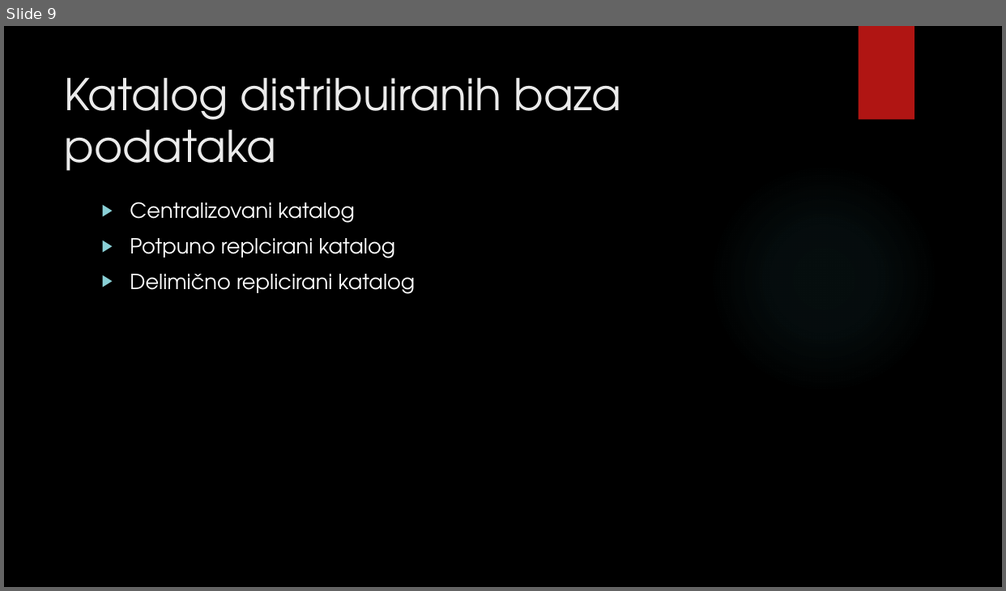
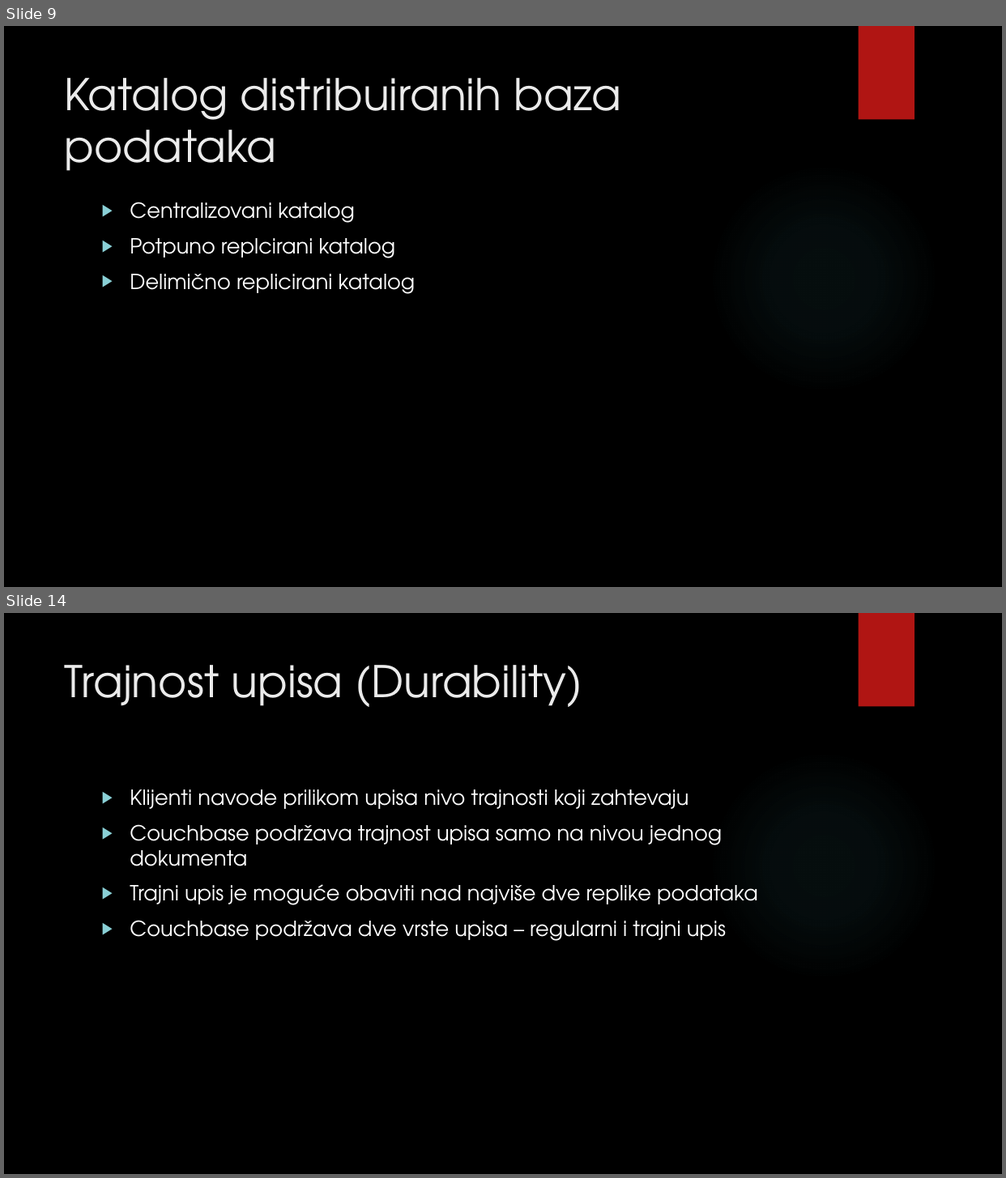
Before and after one commit to Rista5/DBMS, a slide deck: Distribuirane baze/Distribuirane baze podataka.pptx. Shown one above the other, each under a label of ours: slide 9 before the commit, slides 9 and 14 after it; the slides between them are not shown. The pictures are 1006x591 and 1006x1178 pixels, drawn with LibreOffice and Linux fonts; fonts in the diff are those of the drawing; background and template pictures are left out. Boxes give left, top, right and bottom in pixels: in the first picture for what was removed or moved away, otherwise in the second. Text is boxed around its words. In the diff, an @@ line names an element or a change of style, - is before the commit and + after.

```diff
--- a/Distribuirane baze/Distribuirane baze podataka.pptx
+++ b/Distribuirane baze/Distribuirane baze podataka.pptx
@@ slide 14 added at [4, 613, 1002, 1174], background picture (left out); not listed: 2 template elements that a slide beside it also shows @@
@@ title added at [65, 665, 582, 707], 42 pt, text #EBEBEB @@
+Trajnost upisa (Durability)
@@ text added at [130, 790, 758, 941], 20 pt, text #FFFFFF @@
+▶ Klijenti navode prilikom upisa nivo trajnosti koji zahtevaju
+▶ Couchbase podržava trajnost upisa samo na nivou jednog dokumenta
+▶ Trajni upis je moguće obaviti nad najviše dve replike podataka
+▶ Couchbase podržava dve vrste upisa – regularni i trajni upis
```
Also in this commit, not shown: 1 slide changed, 11 other slides added, 2 other files.
